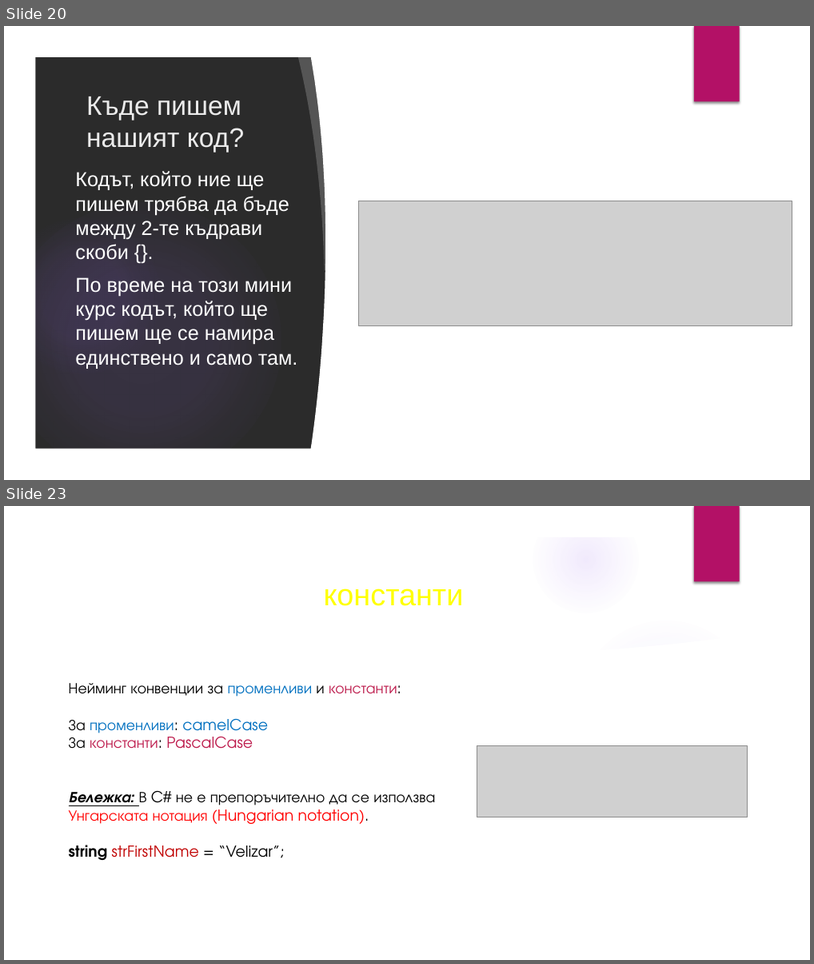
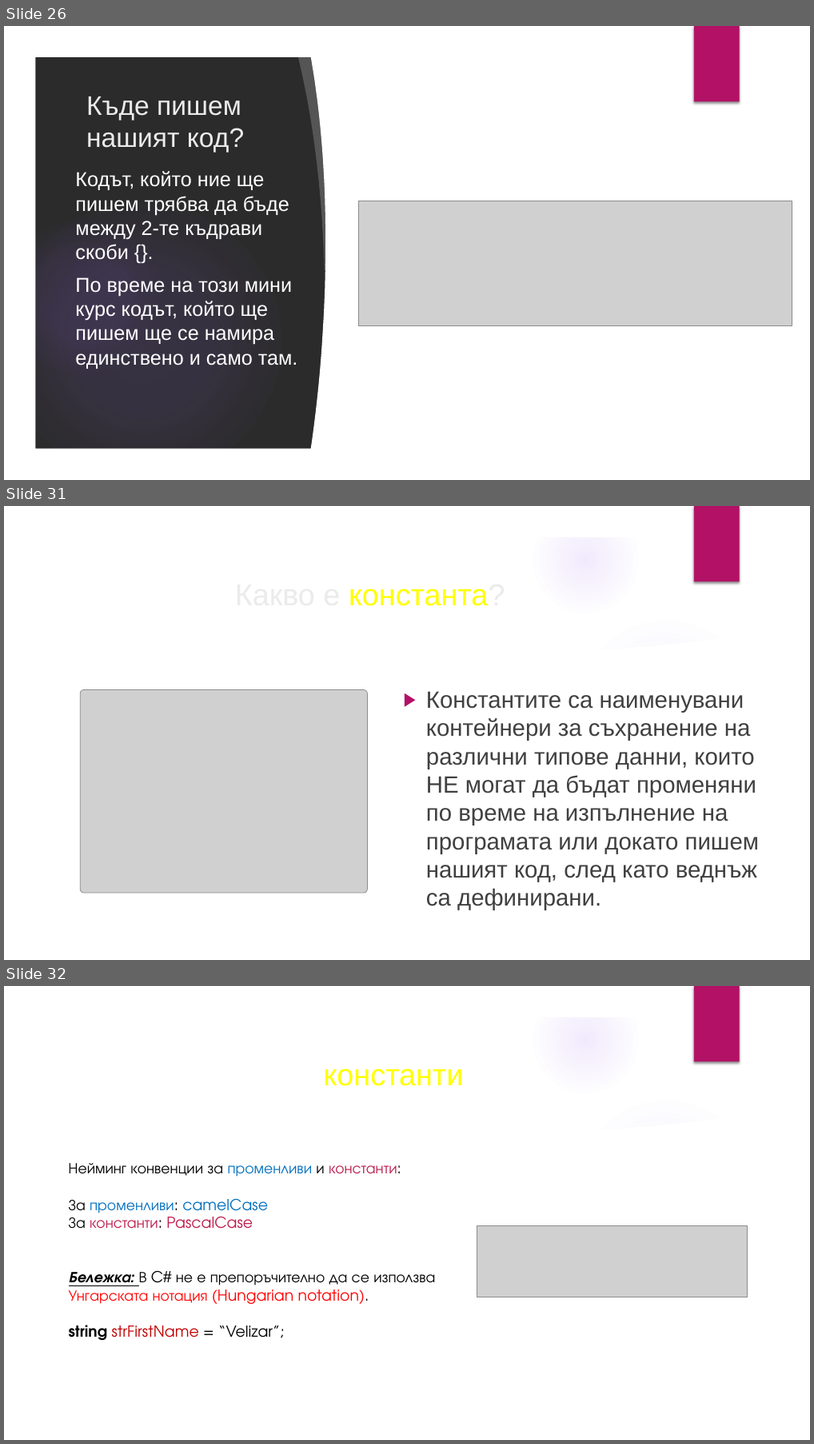
Before and after one commit to velizar92/CSharp-Programming-Presentations, a slide deck: C# Basics.pptx. Shown one above the other, each under a label of ours: slides 20 and 23 before the commit, slides 26, 31 and 32 after it; the slides between them are not shown. The pictures are 814x964 and 814x1444 pixels, drawn with LibreOffice and Linux fonts; fonts in the diff are those of the drawing; grey boxes stand for pictures; background and template pictures are left out; a plain dark background stands for a picture behind light text. Boxes give left, top, right and bottom in pixels: in the first picture for what was removed or moved away, otherwise in the second. Text is boxed around its words. In the diff, an @@ line names an element or a change of style, - is before the commit and + after.

```diff
--- a/C# Basics.pptx
+++ b/C# Basics.pptx
@@ slide 31 added at [4,506,810,960], background picture (left out); not listed: 9 template elements that a slide beside it also shows @@
@@ title added at [349,588,505,606], 36 pt, text #FFFF00 @@
+Какво е константа?
@@ picture added at [80,690,367,892] @@
@@ text added at [426,691,759,910], 28 pt, text #404040 @@
+▶ Константите са наименувани контейнери за съхранение на различни типове данни, които НЕ могат да бъдат променяни по време на изпълнение на програмата или докато пишем нашият код, след като веднъж са дефинирани.
@@ what was slide 20 is now slide 26 @@
@@ what was slide 23 is now slide 32 @@
```
Also in this commit, not shown: 8 slides changed, 15 other slides added, 2 slides removed.
